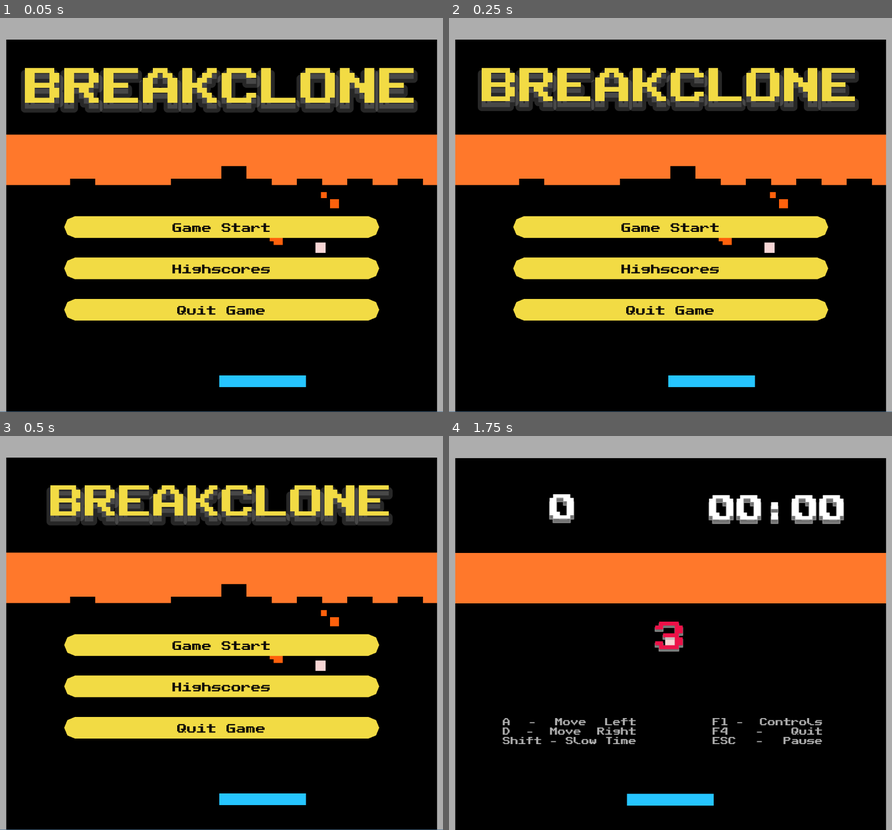
Above: before the commit, frames 1-4 (two rows, left to right).
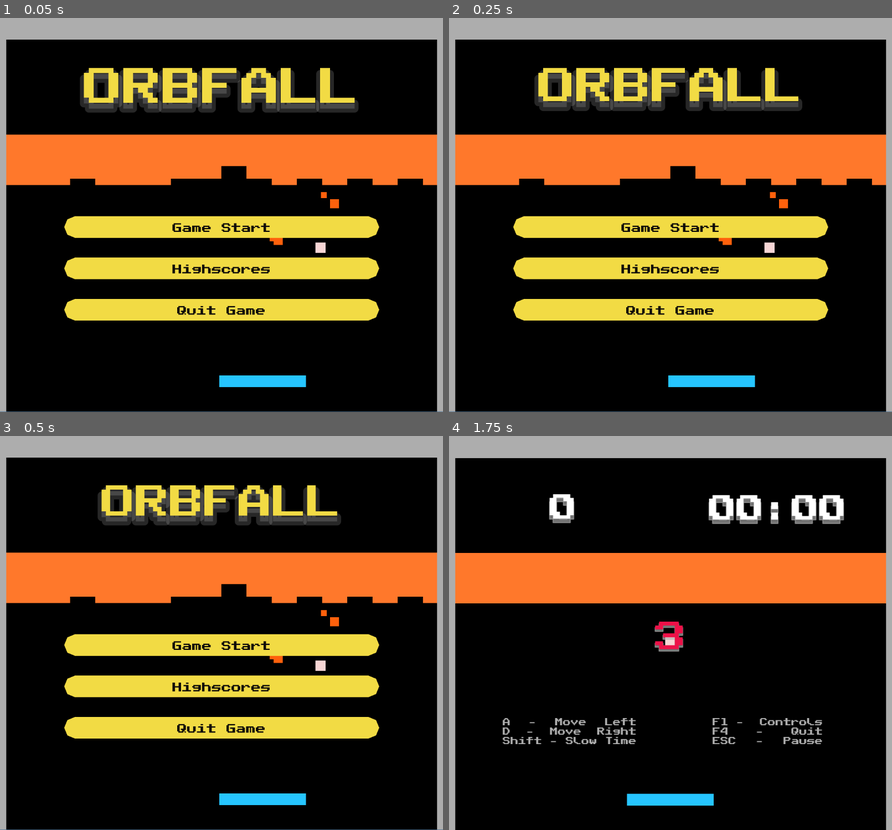
Above: after the commit, the same moments.

Repository: KeiGar/OrbFall
Game: Godot game, scene res://scenes/menus/main_menu_controls.tscn
The game is run twice, just before and just after one commit, with the same random seed, the same clock (stepped at 60 frames per second) and the same inputs.
Inputs:
- Up to frame 1 (0.05 s): no input
- Up to frame 2 (0.25 s): no input
- Up to frame 3 (0.5 s): no input
- Up to frame 4 (1.75 s): click "Game Start" at 0.5 s; tap Enter at 1.25 s; hold D (player_moveRight) from 1.28 s (still down); hold Enter from 1.28 s (still down)

The runs differ from the first frame. In frame 1, 7.0% of the frame differs, in the area x 4-95%, y 12-25%; in frame 2, 6.5%; in frame 3, 5.5%; in frame 4, nothing differs.

Commit message:
changed title to new game name

Diff:
--- a/scenes/menus/main_menu_controls.tscn
+++ b/scenes/menus/main_menu_controls.tscn
@@ -87,7 +87,7 @@
 offset_bottom = 215.0
 grow_horizontal = 2
 size_flags_horizontal = 4
-text = "BREAKCLONE"
+text = "ORBFALL"
 label_settings = SubResource("LabelSettings_8chms")
 horizontal_alignment = 1
 
Binary file added: styles/art/background/Screenshot_20260112_184548.png
Not shown, added: styles/art/background/Screenshot_20260112_184548.png.import
